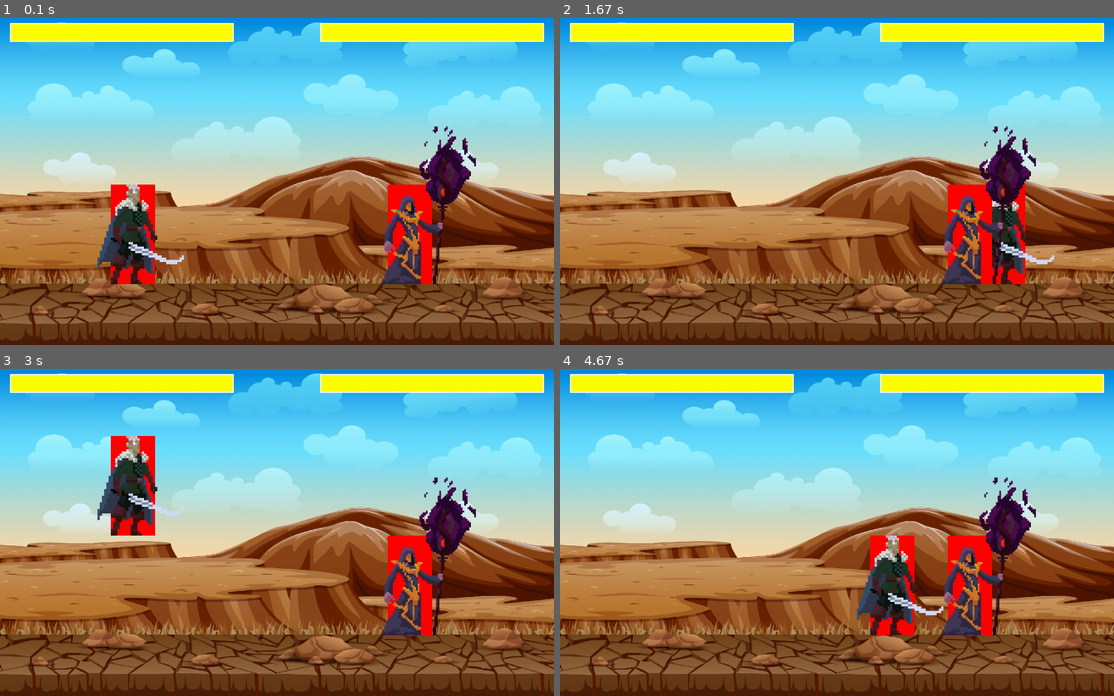
Above: before the commit, frames 1-4 (two rows, left to right).
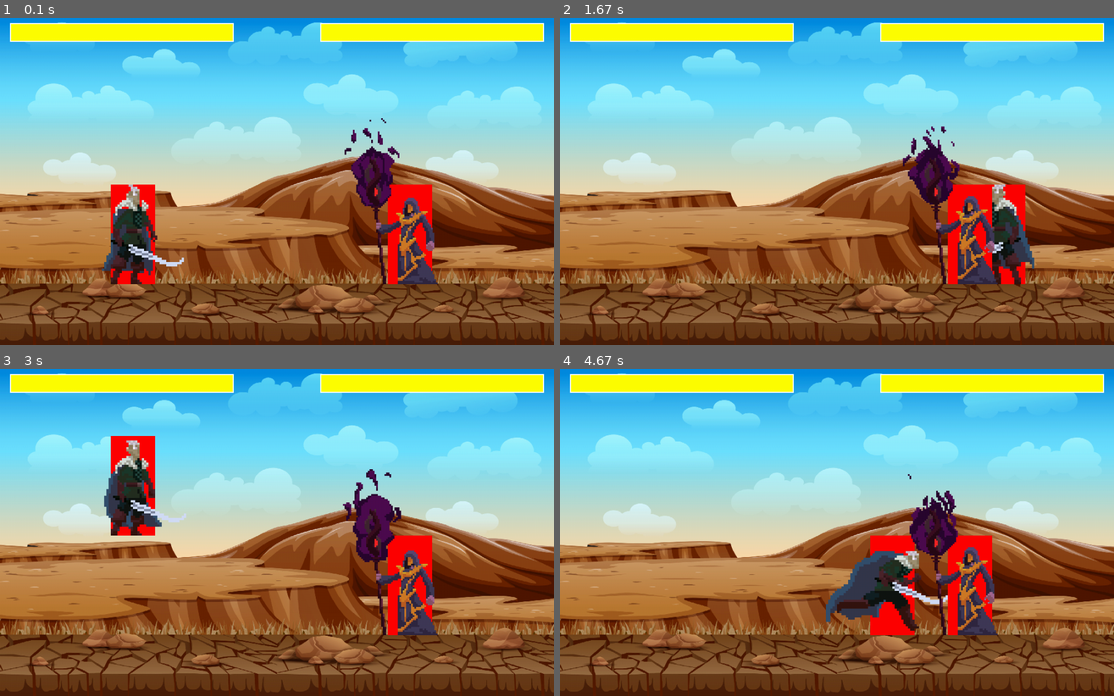
Above: after the commit, the same moments.

Repository: weitnow/pygame_fighter
Game: pygame game, started from main.py
Two runs of this game, one before a commit and one after it. Both use one fixed random seed, a clock stepped at 60 frames per second and the inputs below.
Inputs:
- Up to frame 1 (0.1 s): no input
- Up to frame 2 (1.67 s): hold D 0.33-0.8 s; hold W 0.83-1.13 s; hold D 1.17-1.63 s
- Up to frame 3 (3 s): hold A 1.67-2.2 s; hold A 2.23-2.63 s; hold W from 2.67 s (still down)
- Up to frame 4 (4.67 s): release W at 3.03 s; hold D 3.07-3.7 s; hold A 3.73-4.2 s; hold D from 4.23 s (still down)

The runs differ from the first frame. In frame 1, 5.0% of the frame differs, in the area x 17-86%, y 30-82%; in frame 2, 5.0%; in frame 3, 5.8%; in frame 4, 6.8%, in the area x 48-86%, y 32-82%.

Commit message:
animation added

Diff:
--- a/fighter.py
+++ b/fighter.py
@@ -2,17 +2,19 @@
 
 
 class Fighter():
-    def __init__(self, x, y, data, sprite_sheet, animation_steps):
+    def __init__(self, x, y, flip, data, sprite_sheet, animation_steps):
         self.size = data[0]
         self.image_scale = data[1]
         self.offset = data[2]
-        self.flip = False
+        self.flip = flip
         self.animation_list = self.load_images(sprite_sheet, animation_steps)
         self.action = 0  # 0:idle 1:run 2:jump 3:attack1 4:attack2 5:hit 6:death
         self.frame_index = 0
         self.image = self.animation_list[self.action][self.frame_index]
+        self.update_time = pygame.time.get_ticks()
         self.rect = pygame.Rect((x, y, 80, 180))
         self.vel_y = 0
+        self.running = False
         self.jump = False
         self.attacking = False
         self.attack_type = 0
@@ -34,6 +36,7 @@
         GRAVITY = 2
         dx = 0
         dy = 0
+        self.running = False
 
         # get keypresses
         self.pressed = pygame.key.get_pressed()
@@ -44,8 +47,10 @@
             # movement
             if key[pygame.K_a]:
                 dx = -SPEED
+                self.running = True
             if key[pygame.K_d]:
                 dx = SPEED
+                self.running = True
             # jump
             if key[pygame.K_w] and not self.jump:
                 self.vel_y = - 30
@@ -83,6 +88,26 @@
         self.rect.x += dx
         self.rect.y += dy
 
+    #handle animation updates
+    def update(self):
+        #check what action the player is performing
+        if self.running == True:
+            self.update_action(1)
+        else:
+            self.update_action(0)
+
+        animation_cooldown = 50
+        #update image
+        self.image = self.animation_list[self.action][self.frame_index]
+        #check if enough time has passed since the last update
+        if pygame.time.get_ticks() - self.update_time > animation_cooldown:
+            self.frame_index += 1
+            self.update_time = pygame.time.get_ticks()
+        #check if the animation has finished
+        if self.frame_index >= len(self.animation_list[self.action]):
+            self.frame_index = 0
+
+
     def attack(self, surface, target):
         self.attacking = True
         attacking_rect = pygame.Rect(self.rect.centerx - (2 * self.rect.width * self.flip), self.rect.y,
@@ -91,6 +116,15 @@
             target.health -= 10
         pygame.draw.rect(surface, (0, 255, 0), attacking_rect)
 
+    def update_action(self, new_action):
+        #check if the new action is different to the previous one
+        if new_action != self.action:
+            self.action = new_action
+            #update the animation settings
+            self.frame_index = 0
+            self.update_time = pygame.time.get_ticks()
+
     def draw(self, surface):
+        img = pygame.transform.flip(self.image, self.flip, False)
         pygame.draw.rect(surface, (255, 0, 0), self.rect)
-        surface.blit(self.image, (self.rect.x - (self.offset[0] * self.image_scale), self.rect.y - (self.offset[1] * self.image_scale)))
+        surface.blit(img, (self.rect.x - (self.offset[0] * self.image_scale), self.rect.y - (self.offset[1] * self.image_scale)))
--- a/main.py
+++ b/main.py
@@ -55,8 +55,8 @@
     pygame.draw.rect(screen, YELLOW, (x, y, 400 * ratio, 30))
 
 #create two instances of fighters
-fighter_1 = Fighter(200, 310, WARRIOR_DATA, warrior_sheet, WARRIOR_ANIMATION_STEPS)
-fighter_2 = Fighter(700, 310, WIZARD_DATA, wizard_sheet, WIZARD_ANIMATION_STEPS)
+fighter_1 = Fighter(200, 310, False, WARRIOR_DATA, warrior_sheet, WARRIOR_ANIMATION_STEPS)
+fighter_2 = Fighter(700, 310, True, WIZARD_DATA, wizard_sheet, WIZARD_ANIMATION_STEPS)
 
 
 # game loop
@@ -75,6 +75,11 @@
     #move fighters
     fighter_1.move(SCREEN_WIDTH, SCREEN_HEIGHT, screen, fighter_2)
 
+    #update fighters
+    fighter_1.update()
+    fighter_2.update()
+
+
     #draw the fighters
     fighter_1.draw(screen)
     fighter_2.draw(screen)
